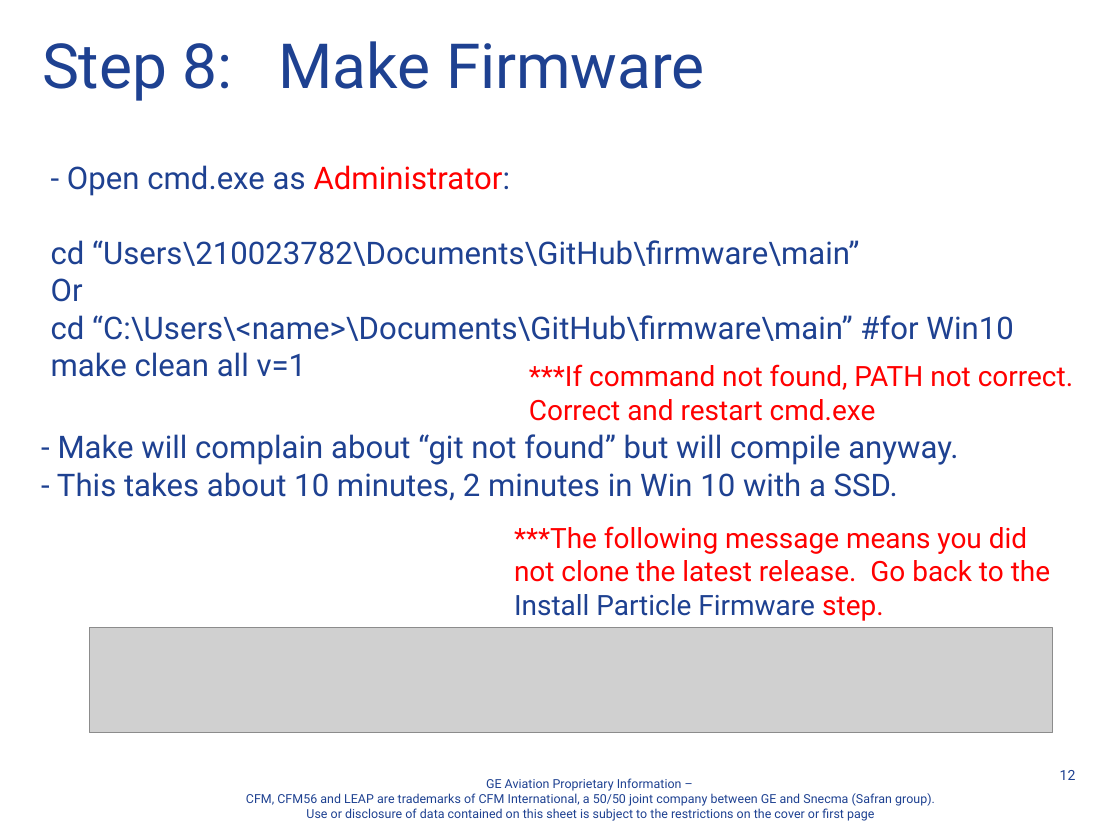
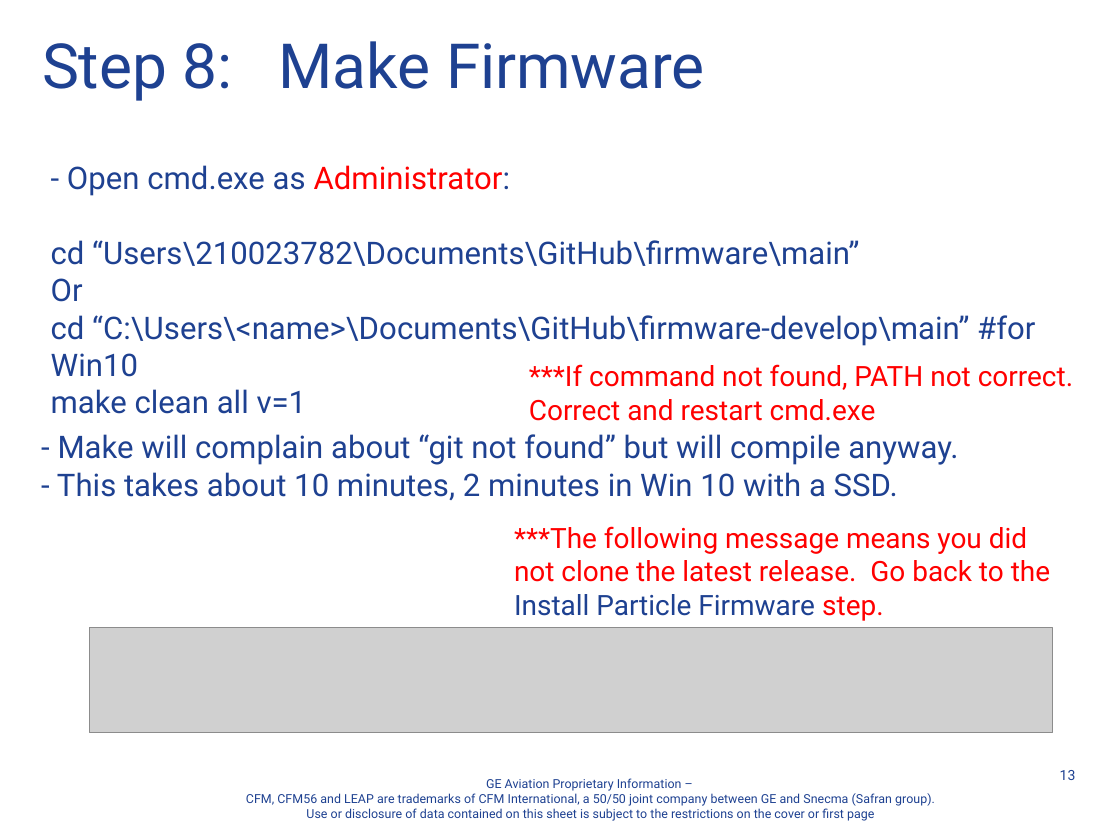
Before and after one commit to davegutz/Wind, a slide deck: slide 13 of Documentation/A Course Controls Laptop Setup Instructions Standalone Photon.pptx (slide 12 before the commit). Drawn at 1120x840 pixels with LibreOffice and Linux fonts; fonts in the diff are those of the drawing; grey boxes stand for pictures; background and template pictures are left out. Boxes give left, top, right and bottom in pixels: in the first picture for what was removed or moved away, otherwise in the second. Text is boxed around its words. In the diff, an @@ line names an element or a change of style, - is before the commit and + after.

```diff
--- a/Documentation/A Course Controls Laptop Setup Instructions Standalone Photon.pptx
+++ b/Documentation/A Course Controls Laptop Setup Instructions Standalone Photon.pptx
@@ text at (51,315,1035,377): text changed @@
-cd “C:\Users\<name>\Documents\GitHub\firmware\main” #for Win10
+cd “C:\Users\<name>\Documents\GitHub\firmware-develop\main” #for Win10
@@ page number at (1060,770,1076,780): text changed @@
-12
+13
```
Also in this commit, not shown: 6 other slides changed, 1 slide added.
